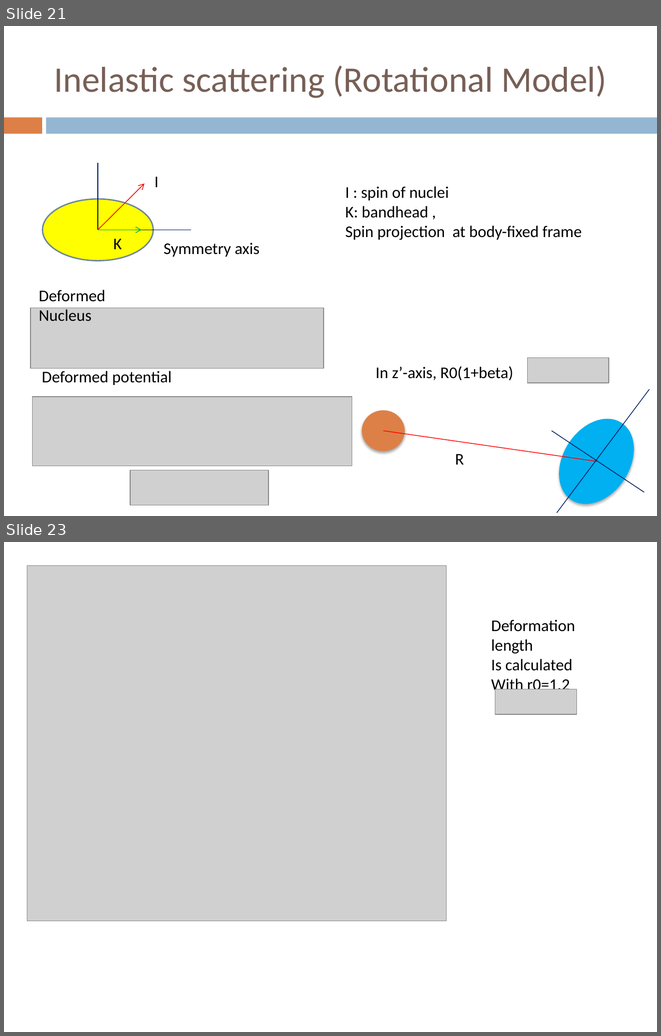
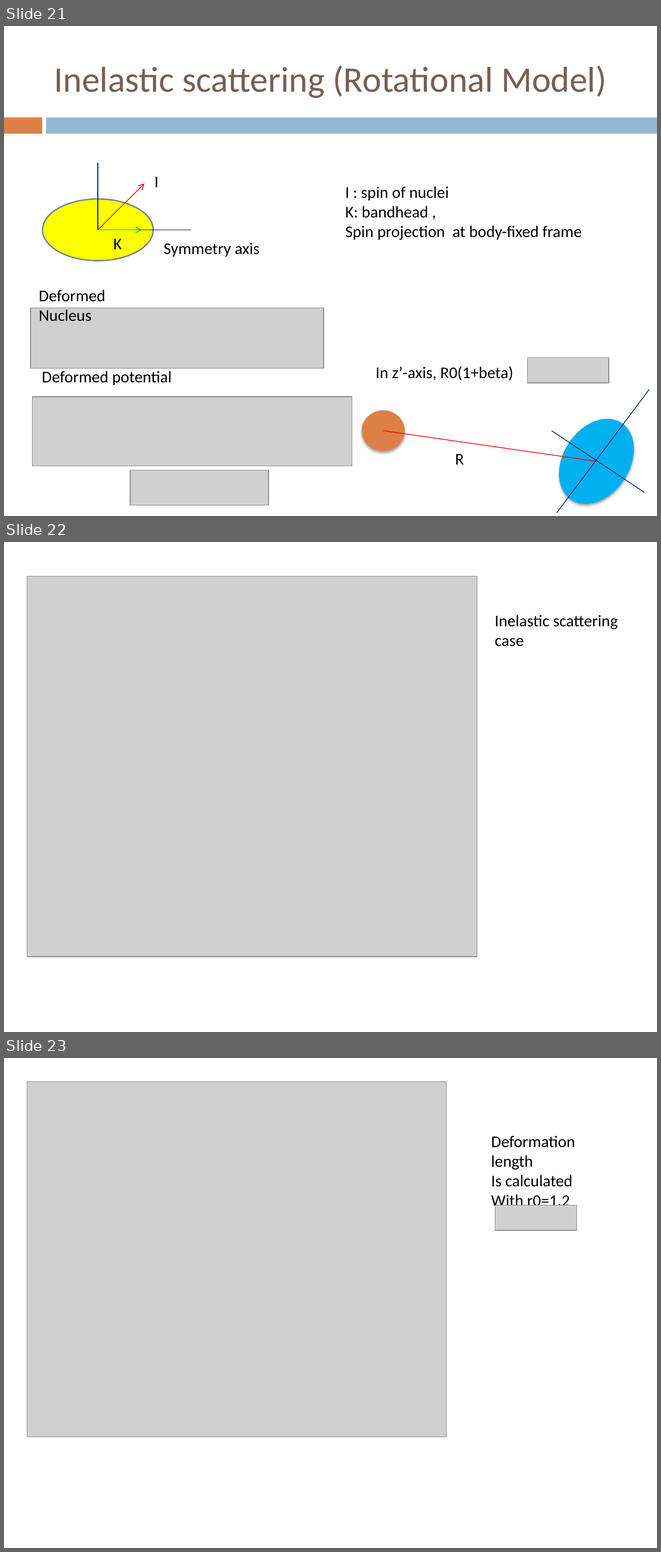
Before and after one commit to alphacentaury-github/ReactionGUI, a slide deck: ReactionGUI_manual.pptx. Shown one above the other, each under a label of ours: slides 21 and 23 before the commit, slides 21, 22 and 23 after it; the slides between them are not shown. The pictures are 661x1036 and 661x1552 pixels, drawn with LibreOffice and Linux fonts; fonts in the diff are those of the drawing; grey boxes stand for pictures. Boxes give left, top, right and bottom in pixels: in the first picture for what was removed or moved away, otherwise in the second. Text is boxed around its words. In the diff, an @@ line names an element or a change of style, - is before the commit and + after.

```diff
--- a/ReactionGUI_manual.pptx
+++ b/ReactionGUI_manual.pptx
@@ slide 22 added at (4, 542, 657, 1032), background #FFFFFF @@
@@ picture added at (27, 576, 477, 956) @@
@@ text added at (495, 615, 618, 646), 18 pt, text #000000 @@
+Inelastic scattering case
```
Also in this commit, not shown: 8 slides changed, 1 other slide added, 2 slides removed.
